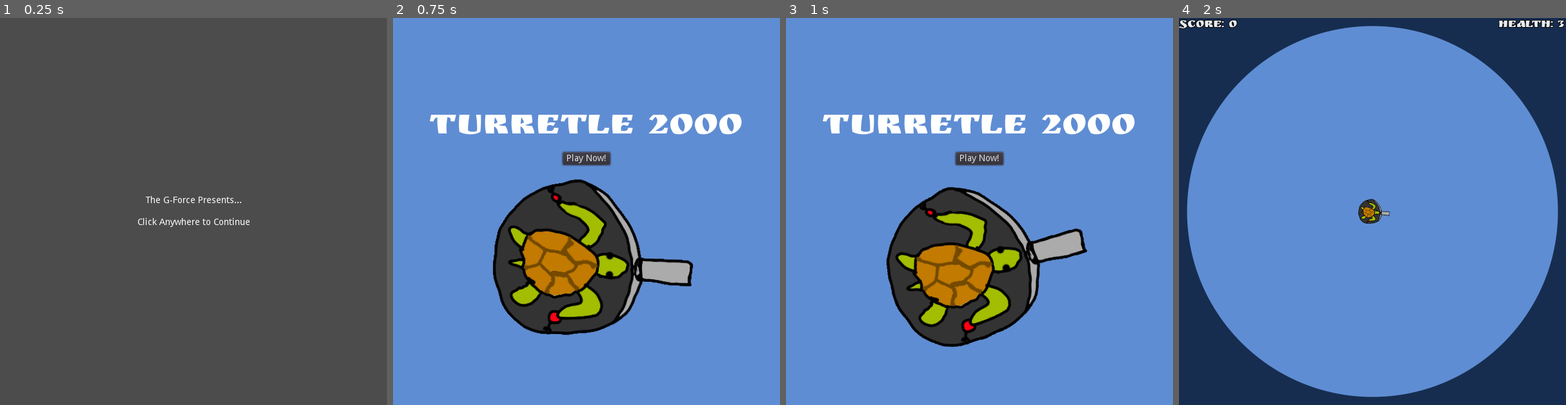
Above: before the commit, frames 1-4 (left to right).
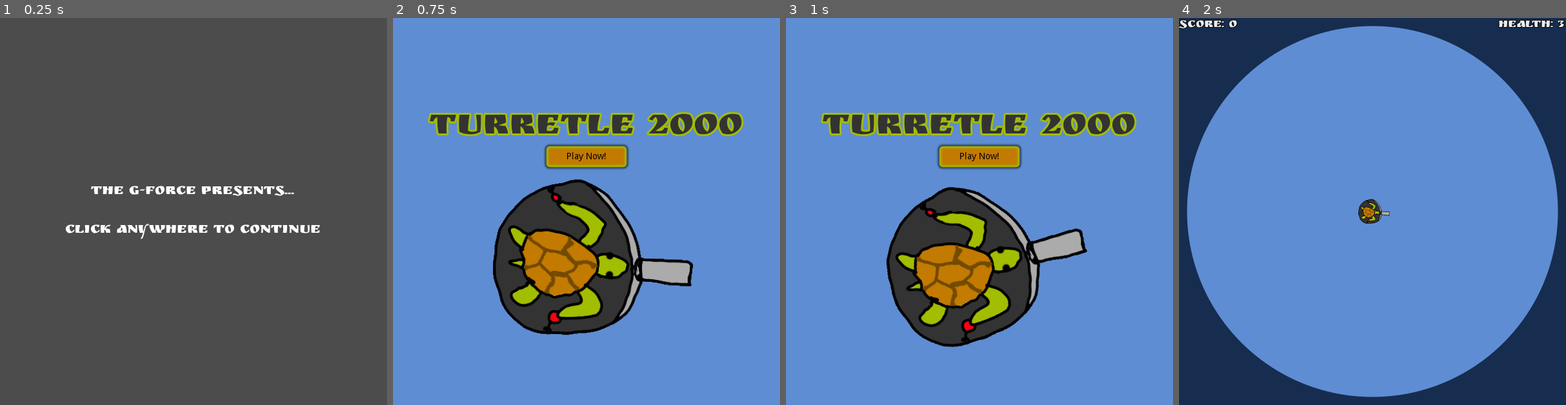
Above: after the commit, the same moments.

Repository: the-g-force/FamJam-March2021
Game: Godot game, scene res://src/Screens/SplashScreen.tscn
The game is run twice, just before and just after one commit, with the same random seed, the same clock (stepped at 60 frames per second) and the same inputs.
Inputs (mouse positions are in pixels of both pictures, inside the frame that each line leads up to):
- Up to frame 1 (0.25 s): no input
- Up to frame 2 (0.75 s): tap Enter at 0.5 s; move the mouse to (671, 192) at 0.52 s; click (671, 192) at 0.67 s
- Up to frame 3 (1 s): no input
- Up to frame 4 (2 s): click "Play Now!" at 1.25 s

The runs differ from the first frame. In frame 1, 1.9% of the frame differs, in the area x 17-83%, y 43-58%; in frame 2, 5.4%, in the area x 9-91%, y 24-40%; in frame 3, 5.4%; in frame 4, nothing differs.

Commit message:
Change button on main menu, make shooting visible

Diff:
--- a/project/src/Screens/MainMenu.tscn
+++ b/project/src/Screens/MainMenu.tscn
@@ -6,9 +6,14 @@
 [ext_resource path="res://assets/Images/turret-BIG.png" type="Texture" id=4]
 [ext_resource path="res://assets/Images/torpedo-BIG.png" type="Texture" id=5]
 [ext_resource path="res://assets/music/daniel_song.ogg" type="AudioStream" id=6]
+[ext_resource path="res://assets/styles/ButtonStyleHover.tres" type="StyleBox" id=7]
+[ext_resource path="res://assets/styles/ButtonStylePressed.tres" type="StyleBox" id=8]
+[ext_resource path="res://assets/styles/ButtonStyleNormal.tres" type="StyleBox" id=9]
 
 [sub_resource type="DynamicFont" id=1]
 size = 58
+outline_size = 3
+outline_color = Color( 0.639216, 0.741176, 0.00392157, 1 )
 font_data = ExtResource( 3 )
 
 [sub_resource type="Animation" id=2]
@@ -164,10 +169,14 @@
 anchor_top = 0.5
 anchor_right = 0.5
 anchor_bottom = 0.5
-margin_left = -37.0
-margin_top = -92.0
-margin_right = 37.0
-margin_bottom = -72.0
+margin_left = -62.0
+margin_top = -101.0
+margin_right = 62.0
+margin_bottom = -69.0
+custom_styles/hover = ExtResource( 7 )
+custom_styles/pressed = ExtResource( 8 )
+custom_styles/normal = ExtResource( 9 )
+custom_colors/font_color = Color( 0, 0, 0, 1 )
 text = "Play Now!"
 __meta__ = {
 "_edit_use_anchors_": false
@@ -183,6 +192,7 @@
 margin_right = 300.0
 margin_bottom = -82.5
 custom_fonts/font = SubResource( 1 )
+custom_colors/font_color = Color( 0.2, 0.2, 0.2, 1 )
 text = "Turretle 2000"
 align = 1
 __meta__ = {
@@ -196,28 +206,25 @@
 
 [node name="torpedo-BIG" type="Sprite" parent="."]
 visible = false
-position = Vector2( 450.781, 290.648 )
+position = Vector2( 544.574, 233.177 )
 rotation = -0.605629
-z_index = -1
 texture = ExtResource( 5 )
 
 [node name="torpedo-BIG2" type="Sprite" parent="."]
 visible = false
-position = Vector2( 648.422, 497.853 )
+position = Vector2( 467.807, 437.069 )
 rotation = 0.326377
-z_index = -1
 texture = ExtResource( 5 )
 
 [node name="torpedo-BIG3" type="Sprite" parent="."]
 visible = false
-position = Vector2( 56.9688, 225.468 )
+position = Vector2( -48.8086, 170.026 )
 rotation = -2.61101
-z_index = -1
 texture = ExtResource( 5 )
 
 [node name="Node2D" type="Node2D" parent="."]
 position = Vector2( 306.75, 375.565 )
-rotation = 0.752761
+rotation = -1.75386
 
 [node name="turret-BIG" type="Sprite" parent="Node2D"]
 position = Vector2( -0.761444, -1.72195 )
--- a/project/src/Screens/SplashScreen.tscn
+++ b/project/src/Screens/SplashScreen.tscn
@@ -1,11 +1,18 @@
-[gd_scene load_steps=3 format=2]
+[gd_scene load_steps=5 format=2]
 
 [ext_resource path="res://src/Screens/SplashScreen.gd" type="Script" id=1]
 [ext_resource path="res://src/Screens/MainMenu.tscn" type="PackedScene" id=2]
+[ext_resource path="res://assets/fonts/RuslanDisplay-Regular.ttf" type="DynamicFontData" id=3]
+
+[sub_resource type="DynamicFont" id=1]
+size = 24
+font_data = ExtResource( 3 )
 
 [node name="Splashscreen" type="Control"]
 anchor_right = 1.0
 anchor_bottom = 1.0
+margin_left = -1.0
+margin_right = -1.0
 script = ExtResource( 1 )
 __meta__ = {
 "_edit_use_anchors_": false
@@ -17,11 +24,16 @@
 anchor_top = 0.5
 anchor_right = 0.5
 anchor_bottom = 0.5
-margin_left = -87.5
-margin_top = -24.0
-margin_right = 87.5
-margin_bottom = 24.0
+margin_left = -198.0
+margin_top = -69.0
+margin_right = 198.0
+margin_bottom = 69.0
+custom_fonts/font = SubResource( 1 )
 text = "The G-Force Presents...
 
 Click Anywhere to Continue"
 align = 1
+valign = 1
+__meta__ = {
+"_edit_use_anchors_": false
+}
Not shown: 1 places in project/src/Screens/MainMenu.tscn that only renumber resources
